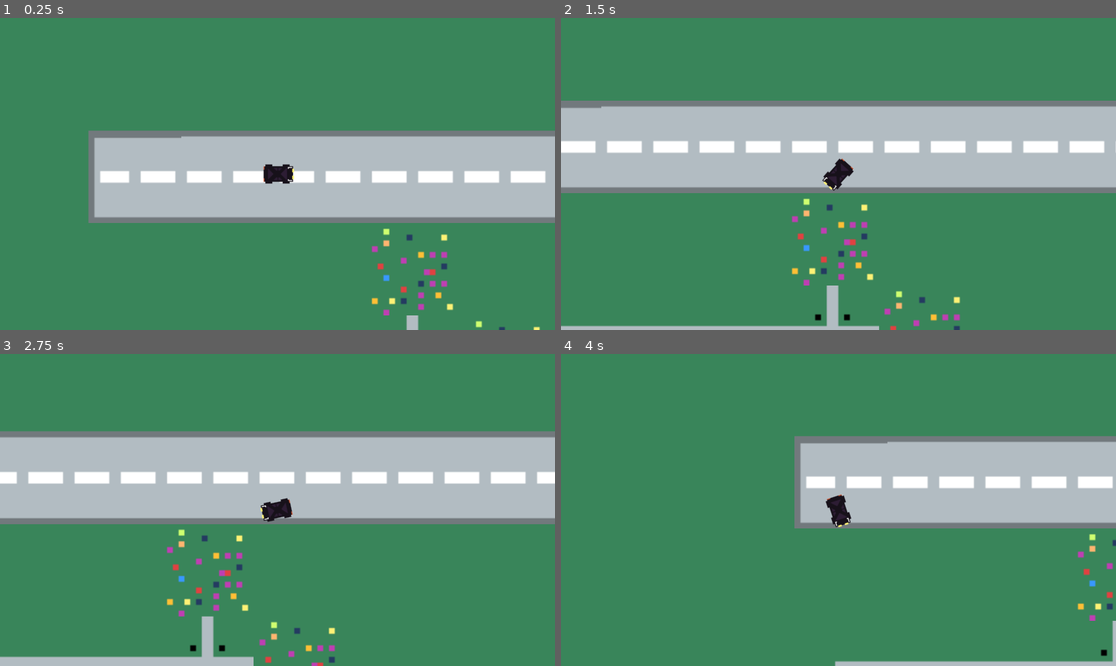
Above: before the commit, frames 1-4 (two rows, left to right).
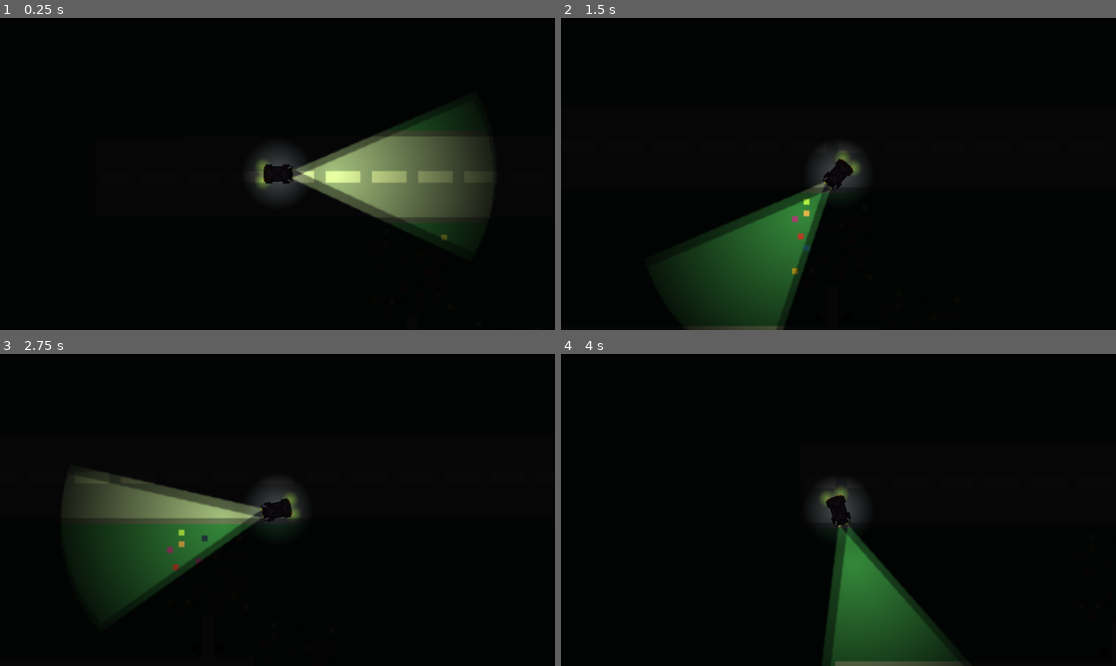
Above: after the commit, the same moments.

Repository: ButterUpTeam/BlackVolga
Game: Godot game, scene res://scene/game.tscn
The game is run twice, just before and just after one commit, with the same random seed, the same clock (stepped at 60 frames per second) and the same inputs.
Inputs:
- Up to frame 1 (0.25 s): no input
- Up to frame 2 (1.5 s): hold Right (right) 0.53-1.28 s; hold Left (left) from 1.28 s (still down)
- Up to frame 3 (2.75 s): release Left (left) at 2.03 s; hold Right (right) from 2.03 s (still down)
- Up to frame 4 (4 s): release Right (right) at 2.78 s; hold Up (up) 2.78-3.53 s; hold Left (left) from 3.53 s (still down)

The runs differ from the first frame. In frame 1, 100% of the frame differs, in the area x 0-100%, y 0-100%; in frame 2, 100%; in frame 3, 100%; in frame 4, 100%.

Commit message:
Implement simple lighting

Diff:
--- a/scene/Player.tscn
+++ b/scene/Player.tscn
@@ -6,7 +6,12 @@
 
 [node name="Player" instance=ExtResource("1_tt4nh")]
 script = ExtResource("2_pbvw5")
+metadata/_edit_lock_ = true
 
 [node name="Sprite" parent="." index="0"]
 scale = Vector2(0.6, 0.6)
 texture = ExtResource("3_4bcbi")
+metadata/_edit_lock_ = true
+
+[node name="CollisionShape" parent="." index="1"]
+metadata/_edit_lock_ = true
--- a/scene/car.tscn
+++ b/scene/car.tscn
@@ -1,7 +1,9 @@
-[gd_scene load_steps=5 format=3 uid="uid://p7fcnhu3oqv1"]
+[gd_scene load_steps=7 format=3 uid="uid://p7fcnhu3oqv1"]
 
 [ext_resource type="Script" path="res://scripts/car.gd" id="1_m3oda"]
-[ext_resource type="Texture2D" uid="uid://bn0a80m7dt5er" path="res://assets/car.png" id="1_tchmq"]
+[ext_resource type="Texture2D" uid="uid://d3ufd0jpg02fl" path="res://assets/black-volga-car.png" id="2_d23ar"]
+[ext_resource type="Texture2D" uid="uid://dfqlrare3u5qg" path="res://assets/car_light.png" id="3_ee3lw"]
+[ext_resource type="Texture2D" uid="uid://dilltk3m8ebj8" path="res://assets/2d_lights_and_shadows_neutral_point_light.webp" id="4_jdn3l"]
 
 [sub_resource type="CanvasItemMaterial" id="CanvasItemMaterial_metos"]
 
@@ -10,13 +12,47 @@
 
 [node name="Car" type="CharacterBody2D"]
 motion_mode = 1
-wall_min_slide_angle = 0.0
 script = ExtResource("1_m3oda")
+metadata/_edit_lock_ = true
 
 [node name="Sprite" type="Sprite2D" parent="."]
 material = SubResource("CanvasItemMaterial_metos")
-scale = Vector2(0.25, 0.25)
-texture = ExtResource("1_tchmq")
+scale = Vector2(0.6, 0.6)
+texture = ExtResource("2_d23ar")
+metadata/_edit_lock_ = true
 
 [node name="CollisionShape" type="CollisionShape2D" parent="."]
 shape = SubResource("RectangleShape2D_sxja5")
+
+[node name="LeftFontLight" type="PointLight2D" parent="."]
+position = Vector2(-3, -82)
+color = Color(0.899251, 1, 0.61863, 1)
+energy = 0.5
+texture = ExtResource("3_ee3lw")
+
+[node name="RightFrontLight" type="PointLight2D" parent="."]
+position = Vector2(3, -80)
+color = Color(0.899251, 1, 0.61863, 1)
+energy = 0.5
+texture = ExtResource("3_ee3lw")
+
+[node name="RightBackLight" type="PointLight2D" parent="."]
+position = Vector2(5, 10)
+color = Color(0.673164, 0.959393, 0.112105, 1)
+energy = 0.5
+range_z_min = -10
+range_z_max = 10
+texture = ExtResource("4_jdn3l")
+texture_scale = 0.05
+
+[node name="LeftBackLight" type="PointLight2D" parent="."]
+position = Vector2(-5, 10)
+color = Color(0.673164, 0.959393, 0.112105, 1)
+energy = 0.5
+texture = ExtResource("4_jdn3l")
+texture_scale = 0.05
+
+[node name="Central" type="PointLight2D" parent="."]
+energy = 0.4
+texture = ExtResource("4_jdn3l")
+texture_scale = 0.2
--- a/scene/game.tscn
+++ b/scene/game.tscn
@@ -13,6 +13,7 @@
 [node name="Player" parent="." instance=ExtResource("4_x00h2")]
 position = Vector2(99, 222)
 rotation = 1.5708
+wall_min_slide_angle = 0.0
 metadata/_edit_group_ = true
 
 [node name="Camera" type="Camera2D" parent="Player"]
@@ -20,22 +21,29 @@
 
 [node name="Police" parent="." instance=ExtResource("4_8n4nf")]
 position = Vector2(1514, 1039)
+wall_min_slide_angle = 0.0
 MAX_SPEED = 190.0
 
 [node name="Police2" parent="." instance=ExtResource("4_8n4nf")]
 position = Vector2(2092, 1871)
+wall_min_slide_angle = 0.0
 MAX_SPEED = 190.0
 
 [node name="Police3" parent="." instance=ExtResource("4_8n4nf")]
 position = Vector2(2717, 876)
+wall_min_slide_angle = 0.0
 MAX_SPEED = 190.0
 
 [node name="Police4" parent="." instance=ExtResource("4_8n4nf")]
 position = Vector2(1546, 1280)
+wall_min_slide_angle = 0.0
 MAX_SPEED = 190.0
 
 [node name="police_spawn" type="Timer" parent="."]
 wait_time = 5.0
 autostart = true
 
+[node name="CanvasModulate" type="CanvasModulate" parent="."]
+color = Color(0.0323822, 0.0323822, 0.0323822, 1)
+
 [connection signal="timeout" from="police_spawn" to="." method="_on_police_spawn_timeout"]
--- a/scene/police.tscn
+++ b/scene/police.tscn
@@ -1,18 +1,106 @@
-[gd_scene load_steps=4 format=3 uid="uid://x8sw8rl4pgps"]
+[gd_scene load_steps=8 format=3 uid="uid://x8sw8rl4pgps"]
 
 [ext_resource type="PackedScene" uid="uid://p7fcnhu3oqv1" path="res://scene/car.tscn" id="1_0tg71"]
 [ext_resource type="Script" path="res://scripts/police.gd" id="2_57dmq"]
 [ext_resource type="Texture2D" uid="uid://berakjx8he5fg" path="res://assets/police-car.png" id="3_upfuk"]
+[ext_resource type="Texture2D" uid="uid://dilltk3m8ebj8" path="res://assets/2d_lights_and_shadows_neutral_point_light.webp" id="4_vrjjp"]
+
+[sub_resource type="Animation" id="Animation_ef2oa"]
+length = 2.0
+tracks/0/type = "value"
+tracks/0/imported = false
+tracks/0/enabled = true
+tracks/0/path = NodePath("Sprite:flip_h")
+tracks/0/interp = 1
+tracks/0/loop_wrap = true
+tracks/0/keys = {
+"times": PackedFloat32Array(0),
+"transitions": PackedFloat32Array(1),
+"update": 1,
+"values": [false]
+}
+
+[sub_resource type="Animation" id="Animation_cnuy3"]
+resource_name = "lights"
+length = 2.0
+loop_mode = 1
+step = 2.0
+tracks/0/type = "value"
+tracks/0/imported = false
+tracks/0/enabled = true
+tracks/0/path = NodePath("Sprite:flip_h")
+tracks/0/interp = 0
+tracks/0/loop_wrap = true
+tracks/0/keys = {
+"times": PackedFloat32Array(0, 1, 2),
+"transitions": PackedFloat32Array(1, 1, 1),
+"update": 1,
+"values": [false, true, false]
+}
+tracks/1/type = "value"
+tracks/1/imported = false
+tracks/1/enabled = true
+tracks/1/path = NodePath("AlarmLeftLight:color")
+tracks/1/interp = 1
+tracks/1/loop_wrap = true
+tracks/1/keys = {
+"times": PackedFloat32Array(0, 1, 2),
+"transitions": PackedFloat32Array(1, 1, 1),
+"update": 0,
+"values": [Color(0.673164, 0.959393, 0.112105, 1), Color(0.484768, 0.258258, 1.44392e-07, 1), Color(0.673164, 0.959393, 0.112105, 1)]
+}
+tracks/2/type = "value"
+tracks/2/imported = false
+tracks/2/enabled = true
+tracks/2/path = NodePath("AlarmRightLight:color")
+tracks/2/interp = 1
+tracks/2/loop_wrap = true
+tracks/2/keys = {
+"times": PackedFloat32Array(0, 1, 2),
+"transitions": PackedFloat32Array(1, 1, 1),
+"update": 0,
+"values": [Color(0.484768, 0.258258, 1.44392e-07, 1), Color(0.673164, 0.959393, 0.112105, 1), Color(0.484768, 0.258258, 1.44392e-07, 1)]
+}
+
+[sub_resource type="AnimationLibrary" id="AnimationLibrary_y220b"]
+_data = {
+"RESET": SubResource("Animation_ef2oa"),
+"lights": SubResource("Animation_cnuy3")
+}
 
 [node name="Police" groups=["police"] instance=ExtResource("1_0tg71")]
-position = Vector2(13, 0)
 script = ExtResource("2_57dmq")
 
 [node name="Sprite" parent="." index="0"]
-scale = Vector2(0.6, 0.6)
 texture = ExtResource("3_upfuk")
 
+[node name="AnimationPlayer" type="AnimationPlayer" parent="Sprite" index="0"]
+root_node = NodePath("../..")
+libraries = {
+"": SubResource("AnimationLibrary_y220b")
+}
+autoplay = "lights"
+speed_scale = 3.0
+movie_quit_on_finish = true
+
 [node name="CollisionShape" parent="." index="1"]
+visible = false
 position = Vector2(-0.5, -1)
 
 [node name="NavigationAgent" type="NavigationAgent2D" parent="." index="2"]
+
+[node name="AlarmLeftLight" type="PointLight2D" parent="." index="3"]
+position = Vector2(-2, 0)
+color = Color(0.532407, 0.435552, 0.0283478, 1)
+energy = 2.0
+range_z_min = -10
+range_z_max = 10
+texture = ExtResource("4_vrjjp")
+texture_scale = 0.05
+
+[node name="AlarmRightLight" type="PointLight2D" parent="." index="4"]
+position = Vector2(2, 0)
+color = Color(0.625525, 0.782099, 0.0837573, 1)
+energy = 2.0
+texture = ExtResource("4_vrjjp")
+texture_scale = 0.05
--- a/scripts/game.gd
+++ b/scripts/game.gd
@@ -13,5 +13,3 @@
 	police_character.global_position = spawn_point.global_position
 	add_child(police_character)
 	police_character.observe_player_movement($Player.player_moved)
-
-	print("Spawned")
Binary file added: assets/2d_lights_and_shadows_neutral_point_light.webp
Not shown, added: assets/2d_lights_and_shadows_neutral_point_light.webp.import
Binary file added: assets/car_light.png
Not shown, added: assets/car_light.png.import
